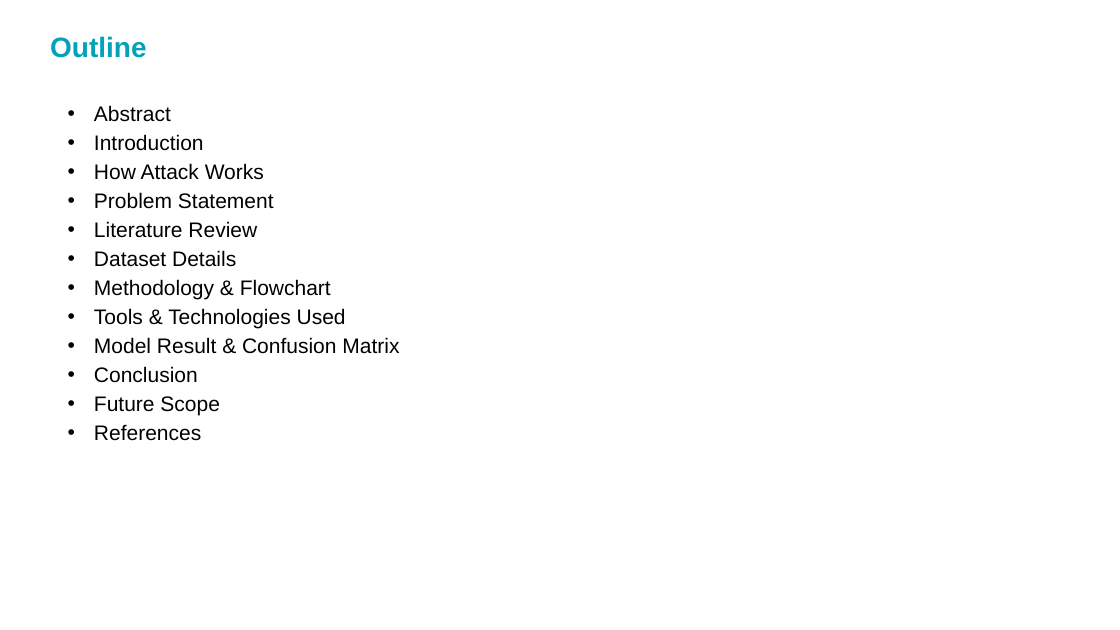
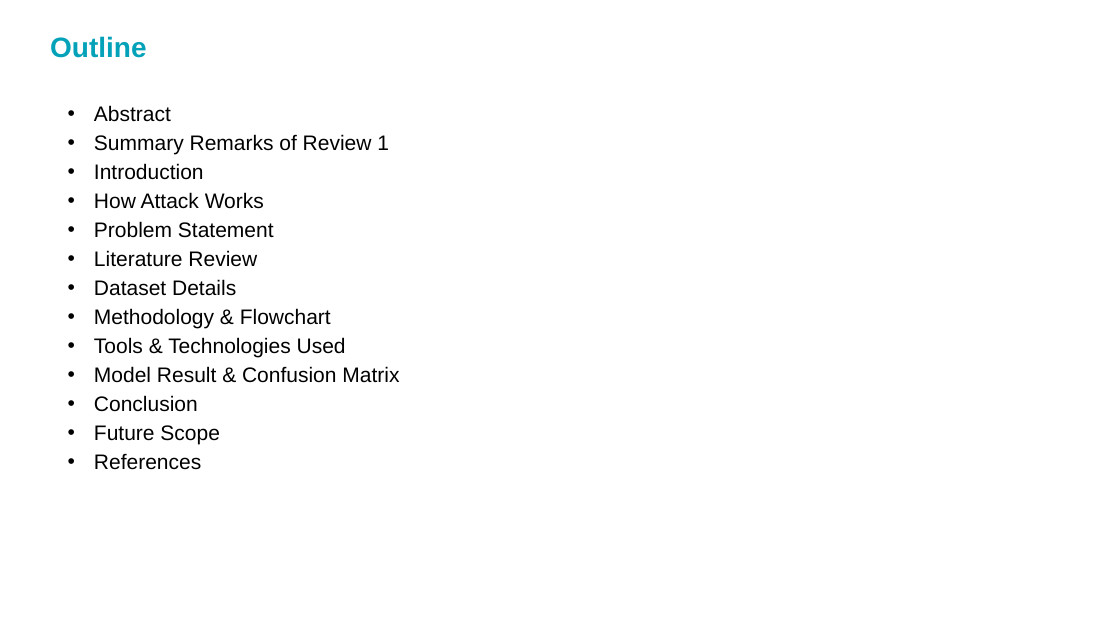
Before and after one commit to yashtalaviya5/QR-Code-Phishing-Detection-System, a slide deck: slide 3 of Major Project (01CE0716) - PPT.pptx. Drawn at 1120x630 pixels with LibreOffice and Linux fonts; fonts in the diff are those of the drawing; background and template pictures are left out. Boxes give left, top, right and bottom in pixels: in the first picture for what was removed or moved away, otherwise in the second. Text is boxed around its words. In the diff, an @@ line names an element or a change of style, - is before the commit and + after.

Commit message:
Review 2 Changes

```diff
--- a/Major Project (01CE0716) - PPT.pptx
+++ b/Major Project (01CE0716) - PPT.pptx
@@ text at (x1=94, y1=134, x2=389, y2=155): paragraph added @@
+• Summary Remarks of Review 1
```
Also in this commit, not shown: 1 slide added, 1 other file.
